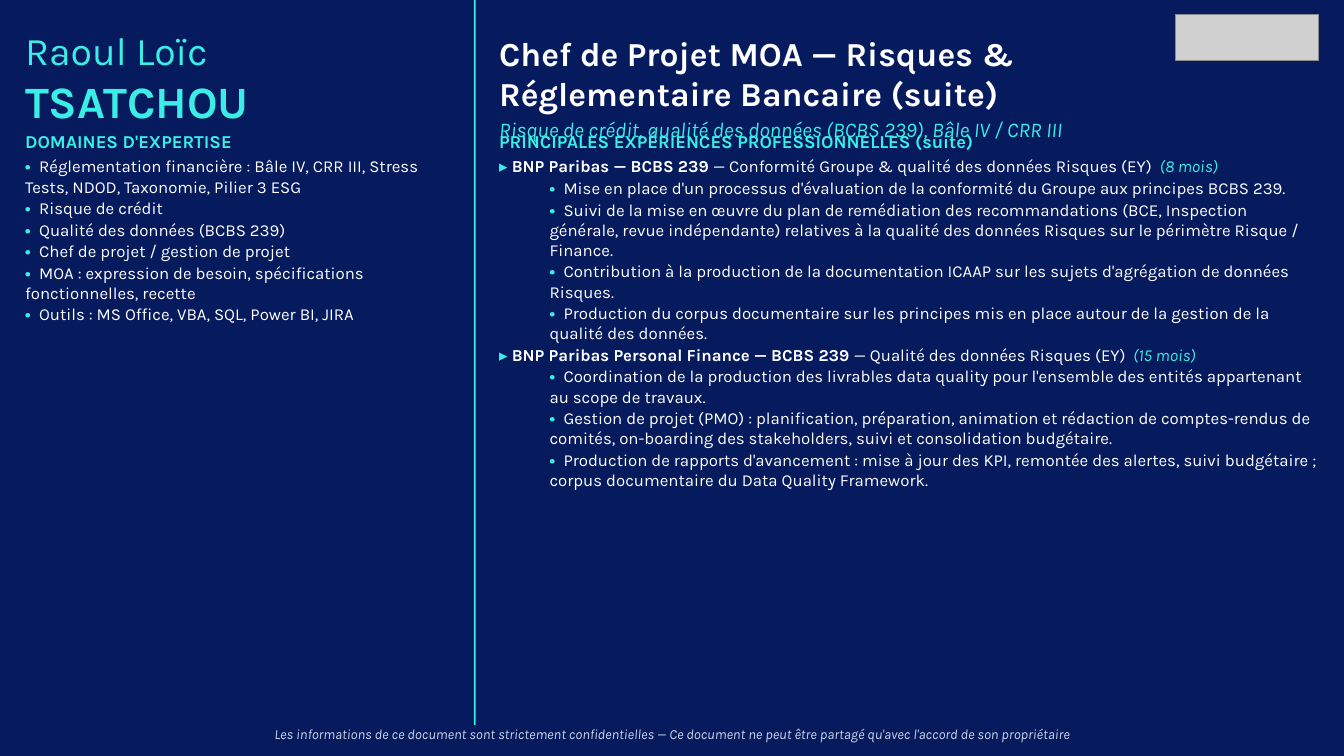
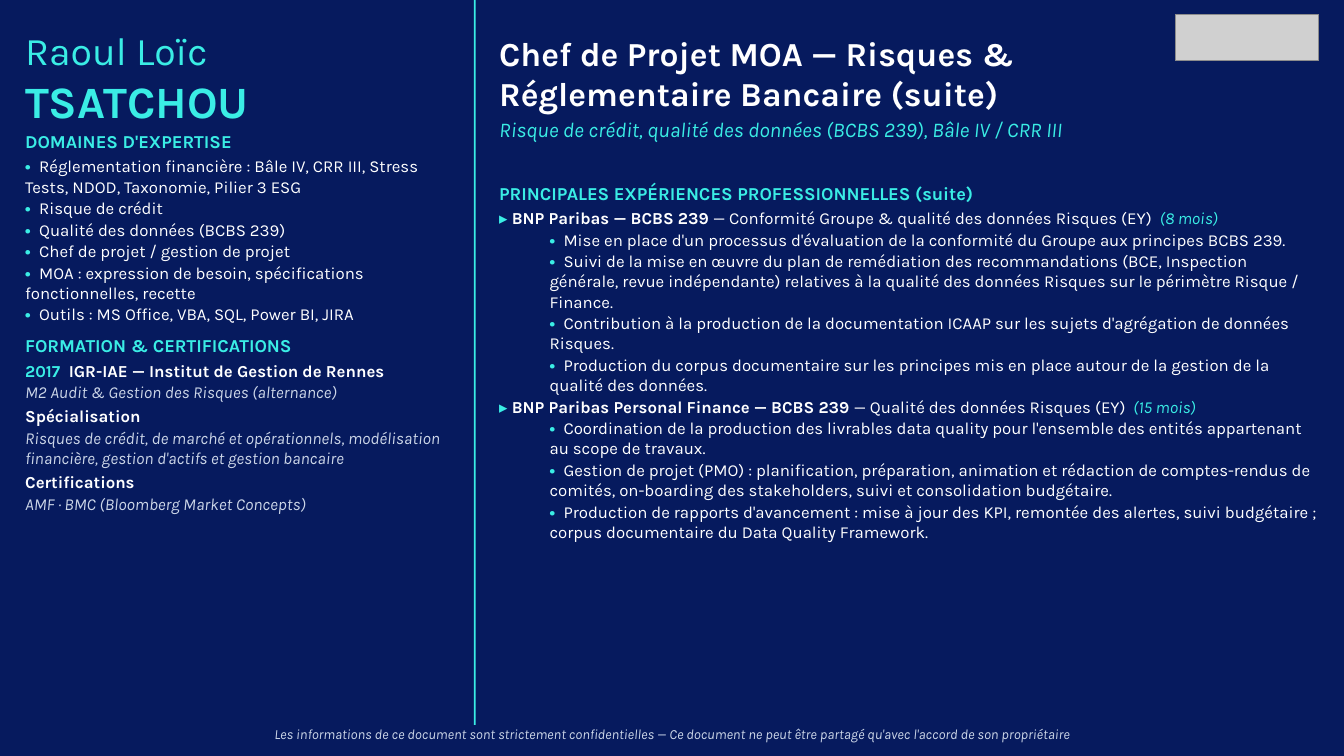
Before and after one commit to insidebankingfrance-rgb/G-n-rateur-de-CV, a slide deck: slide 4 of outputs/R.T._moa_risques_reglementaire.pptx. Drawn at 1344x756 pixels with LibreOffice and Linux fonts; fonts in the diff are those of the drawing; grey boxes stand for pictures. Boxes give left, top, right and bottom in pixels: in the first picture for what was removed or moved away, otherwise in the second. Text is boxed around its words. In the diff, an @@ line names an element or a change of style, - is before the commit and + after.

```diff
--- a/outputs/R.T._moa_risques_reglementaire.pptx
+++ b/outputs/R.T._moa_risques_reglementaire.pptx
@@ text "PRINCIPALES EXPÉRIENCES PROFESSIONNELLES (suite)": place and size @@
-text "PRINCIPALES EXPÉRIENCES PROFESSIONNELLES (suite)" at bbox=[499, 131, 1311, 490]
+text "PRINCIPALES EXPÉRIENCES PROFESSIONNELLES (suite)" at bbox=[499, 183, 1311, 542]
@@ text at bbox=[25, 340, 440, 514]: paragraphs added @@
+FORMATION & CERTIFICATIONS
+2017 IGR-IAE — Institut de Gestion de Rennes
+M2 Audit & Gestion des Risques (alternance)
+Spécialisation
+Risques de crédit, de marché et opérationnels, modélisation financière, gestion d'actifs et gestion bancaire
+Certifications
+AMF · BMC (Bloomberg Market Concepts)
```
Also in this commit, not shown: 4 other slides changed, 6 other files.
